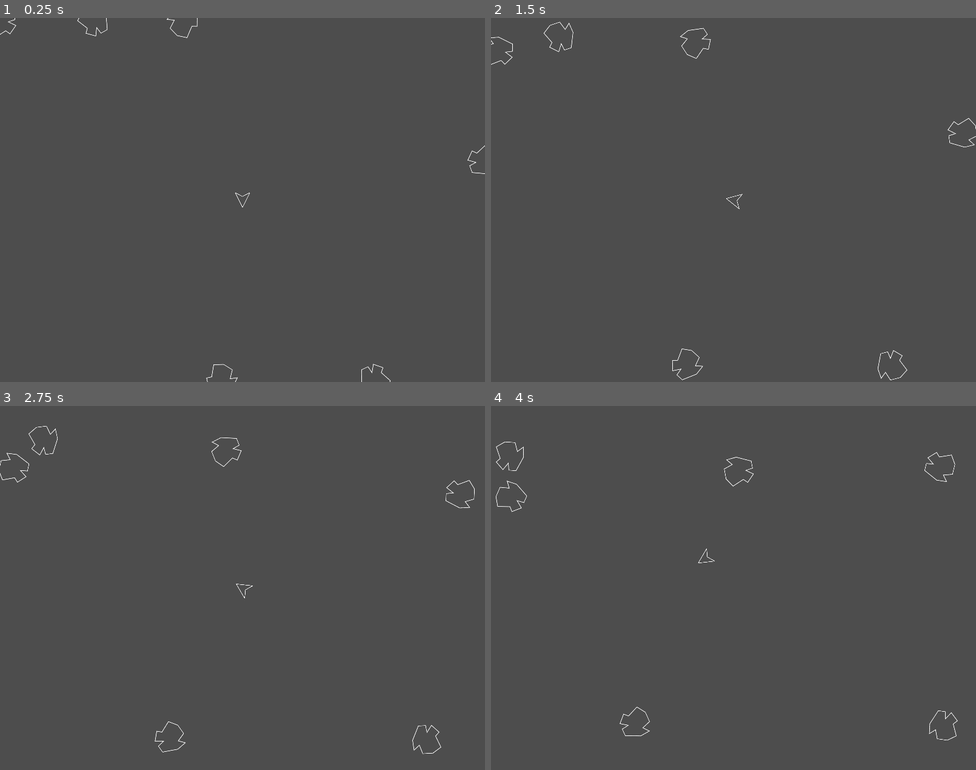
Above: before the commit, frames 1-4 (two rows, left to right).
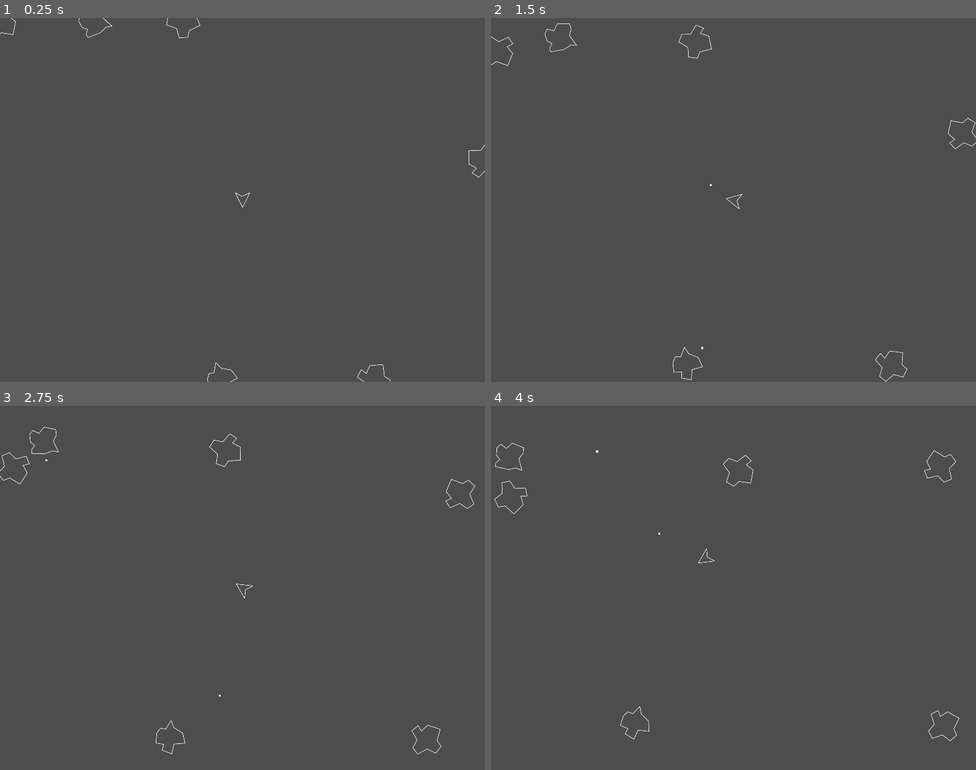
Above: after the commit, the same moments.

Repository: springcomp/asteroids_godot
Game: Godot game, scene res://scenes/main.tscn
Same seed, same stepped clock (60 frames per second), same inputs: the game is played once before the commit and once after it.
Inputs:
- Up to frame 1 (0.25 s): no input
- Up to frame 2 (1.5 s): hold Right (rotate_right) 0.53-1.28 s; tap Space (shoot) at 0.6, 1.35 s; hold Left (rotate_left) from 1.28 s (still down)
- Up to frame 3 (2.75 s): release Left (rotate_left) at 2.03 s; hold Right (rotate_right) from 2.03 s (still down); tap Space (shoot) at 2.1 s
- Up to frame 4 (4 s): release Right (rotate_right) at 2.78 s; hold Up (thrust) 2.78-3.53 s; tap Space (shoot) at 2.85, 3.6 s; hold Left (rotate_left) from 3.53 s (still down)

The runs differ from the first frame. In frame 1, 0.3% of the frame differs, in the area x 0-100%, y 0-100%; in frame 2, 0.5%; in frame 3, 0.5%; in frame 4, 0.5%, in the area x 0-97%, y 9-93%.

Commit message:
[asteroids] split into smaller chunks when colliding

Diff:
--- a/scenes/asteroid.gd
+++ b/scenes/asteroid.gd
@@ -2,10 +2,21 @@
 
 class_name Asteroid
 
+const Utils = preload("res://scenes/utils/asteroid_size.gd")
+
+signal on_destroyed(position: Vector2, size: Utils.AsteroidSize)
+
 @export var asteroid_scene: PackedScene
 @export var speed: float = 100
 
-var rotation_speed: float = PI / 20
+@onready var sprite: Sprite2D = $Sprite2D
+@onready var explosion_particles: CPUParticles2D = $ExplosionParticles
+
+const rotation_speeds = [
+	PI / 20,
+	PI / 12,
+	PI / 6
+]
 
 const asteroid_textures = [
 	"res://arts/Asteroid_01.png",
@@ -15,10 +26,39 @@
 ]
 
 var direction: Vector2
+var size: Utils.AsteroidSize
+var rotation_speed: float = PI / 20
 
 func _ready():
 	direction = Vector2(0, 1).rotated(rotation)
 
+	var scale_value = 1.0 / (size + 1.0)
+	scale = Vector2(scale_value, scale_value)
+
+	rotation_speed = rotation_speeds[size]
+
+	var image_index = randi() % asteroid_textures.size()
+	var random_texture = load(asteroid_textures[image_index])
+	sprite.texture = random_texture
+
 func _process(delta: float):
 	position += direction * speed * delta
 	rotation += rotation_speed * delta
+
+func _on_body_entered(body: CharacterBody2D):
+	if body is Player:
+		body.queue_free()
+		on_destroy()
+
+func on_destroy():
+	explode()
+	on_destroyed.emit(position, size)
+	queue_free()
+
+func explode():
+	explosion_particles.reparent(get_tree().root)
+	explosion_particles.finished.connect(on_exploded)
+	explosion_particles.emitting = true
+
+func on_exploded():
+	explosion_particles.queue_free()
--- a/scenes/asteroid.tscn
+++ b/scenes/asteroid.tscn
@@ -20,3 +20,19 @@
 
 [node name="ScreenBoundsMovements" parent="." node_paths=PackedStringArray("node") instance=ExtResource("2_aw7cb")]
 node = NodePath("..")
+
+[node name="ExplosionParticles" type="CPUParticles2D" parent="."]
+emitting = false
+amount = 6
+lifetime = 6.0
+one_shot = true
+explosiveness = 1.0
+spread = 180.0
+gravity = Vector2(0, 0)
+initial_velocity_min = 128.0
+initial_velocity_max = 223.0
+angle_max = 180.0
+scale_amount_min = 3.0
+scale_amount_max = 3.0
+
+[connection signal="body_entered" from="." to="." method="_on_body_entered"]
--- a/scenes/asteroid_spawner.gd
+++ b/scenes/asteroid_spawner.gd
@@ -1,20 +1,38 @@
 extends Node
+
+const Utils = preload("res://scenes/utils/asteroid_size.gd")
 
 @export var asteroid_scene: PackedScene
 @export var count: int = 6
 
 @onready var spawn_location: PathFollow2D = $ScreenEdges/SpawnLocation
 
+var screen_size: Vector2
+
 func _ready():
+	var rect = get_viewport().get_visible_rect()
+	var camera = get_viewport().get_camera_2d()
+	var zoom = camera.zoom
+	screen_size = rect.size / zoom
+
 	for i in range(count):
 		spawn_location.progress_ratio = randf()
 		var direction = spawn_location.rotation + PI / 2
 		direction += randf_range(- PI / 4, + PI / 4)
-		spawn_asteroid(spawn_location.position, direction)
+		spawn_asteroid(spawn_location.position, direction, Utils.AsteroidSize.BIG)
 
-func spawn_asteroid(position: Vector2, direction: float):
+func spawn_asteroid(position: Vector2, direction: float, size: Utils.AsteroidSize):
 	var asteroid = asteroid_scene.instantiate() as Asteroid
 	asteroid.global_position = position
 	asteroid.rotation = direction
+	asteroid.size = size
+	asteroid.on_destroyed.connect(on_asteroid_destroyed)
 
 	get_tree().root.add_child.call_deferred(asteroid)
+
+func on_asteroid_destroyed(position: Vector2, size: Utils.AsteroidSize):
+	if size != Utils.AsteroidSize.SMALL:
+		var nextSize = size + 1
+		for i in range(2):
+			var direction = randf_range(-PI, PI)
+			spawn_asteroid(position, direction, nextSize)
--- /dev/null
+++ b/scenes/bullet.gd
@@ -0,0 +1,13 @@
+extends Area2D
+
+class_name Bullet
+
+@export var speed: float = 700
+
+@export var direction: Vector2
+
+func _process(delta):
+	position += direction * speed * delta
+
+func _on_visible_on_screen_notifier_2d_screen_exited():
+	queue_free()
--- /dev/null
+++ b/scenes/bullet.tscn
@@ -0,0 +1,24 @@
+[gd_scene load_steps=4 format=3 uid="uid://ct0r5bto3oyo2"]
+
+[ext_resource type="Script" path="res://scenes/bullet.gd" id="1_yamtn"]
+[ext_resource type="Texture2D" uid="uid://4yorcumyk7lw" path="res://arts/bullet.png" id="2_62o1i"]
+
+[sub_resource type="RectangleShape2D" id="RectangleShape2D_be44b"]
+size = Vector2(8, 8)
+
+[node name="Bullet" type="Area2D"]
+collision_layer = 2
+collision_mask = 12
+script = ExtResource("1_yamtn")
+
+[node name="Sprite2D" type="Sprite2D" parent="."]
+texture = ExtResource("2_62o1i")
+
+[node name="CollisionShape2D" type="CollisionShape2D" parent="."]
+shape = SubResource("RectangleShape2D_be44b")
+
+[node name="VisibleOnScreenNotifier2D" type="VisibleOnScreenNotifier2D" parent="."]
+position = Vector2(2.38419e-07, 2.38419e-07)
+scale = Vector2(0.4, 0.4)
+
+[connection signal="screen_exited" from="VisibleOnScreenNotifier2D" to="." method="_on_visible_on_screen_notifier_2d_screen_exited"]
--- a/scenes/player.tscn
+++ b/scenes/player.tscn
@@ -1,10 +1,13 @@
-[gd_scene load_steps=4 format=3 uid="uid://gitx336ead6x"]
+[gd_scene load_steps=6 format=3 uid="uid://gitx336ead6x"]
 
 [ext_resource type="Texture2D" uid="uid://b3d7it3bvjpt8" path="res://arts/ship.png" id="1_hkhug"]
 [ext_resource type="Script" path="res://scenes/player_movement.gd" id="1_sc4ys"]
 [ext_resource type="PackedScene" uid="uid://p8rfmrdn0nrd" path="res://scenes/screen_bounds_movements.tscn" id="3_7sa2m"]
+[ext_resource type="Script" path="res://scenes/player_shooting.gd" id="3_ykc01"]
+[ext_resource type="PackedScene" uid="uid://ct0r5bto3oyo2" path="res://scenes/bullet.tscn" id="4_6arhu"]
 
 [node name="Player" type="CharacterBody2D"]
+collision_mask = 28
 script = ExtResource("1_sc4ys")
 
 [node name="Sprite2D" type="Sprite2D" parent="."]
@@ -18,7 +21,9 @@
 polygon = PackedVector2Array(0, -64, 64, 64, 0, 32, -64, 64)
 
 [node name="Gun" type="Node2D" parent="."]
-position = Vector2(0, 64)
+position = Vector2(0, 32)
+script = ExtResource("3_ykc01")
+bullet_scene = ExtResource("4_6arhu")
 
 [node name="ScreenBoundsMovements" parent="." node_paths=PackedStringArray("node") instance=ExtResource("3_7sa2m")]
 node = NodePath("..")
--- a/scenes/player_movement.gd
+++ b/scenes/player_movement.gd
@@ -1,6 +1,10 @@
 extends CharacterBody2D
 
 class_name Player
+
+@export var linear_acceleration: float = 300
+@export var max_velocity: float = 700
+@export var velocity_damping_factor: float = 0.5
 
 ## -1: rotates right
 ##  0: does not rotate
@@ -9,10 +13,6 @@
 var rotation_speed: float = PI
 
 var input_vector: Vector2
-
-var linear_acceleration: float = 300
-var max_velocity: float = 700
-var velocity_damping_factor: float = 0.5
 
 func _process(_delta: float):
 	input_vector.x = Input.get_action_strength("rotate_left") - Input.get_action_strength("rotate_right");
--- /dev/null
+++ b/scenes/player_shooting.gd
@@ -0,0 +1,16 @@
+extends Node2D
+
+@export var bullet_scene: PackedScene
+
+@onready var player: Player = $".."
+
+func _process(_delta):
+	if Input.is_action_just_pressed("shoot"):
+		shoot()
+
+func shoot():
+	var bullet = bullet_scene.instantiate() as Bullet
+	bullet.global_position = global_position
+	bullet.direction = Vector2(0, 1).rotated(player.rotation)
+
+	get_tree().root.add_child.call_deferred(bullet)
--- /dev/null
+++ b/scenes/utils/asteroid_size.gd
@@ -0,0 +1,5 @@
+enum AsteroidSize {
+	BIG,
+	MEDIUM,
+	SMALL,
+}
